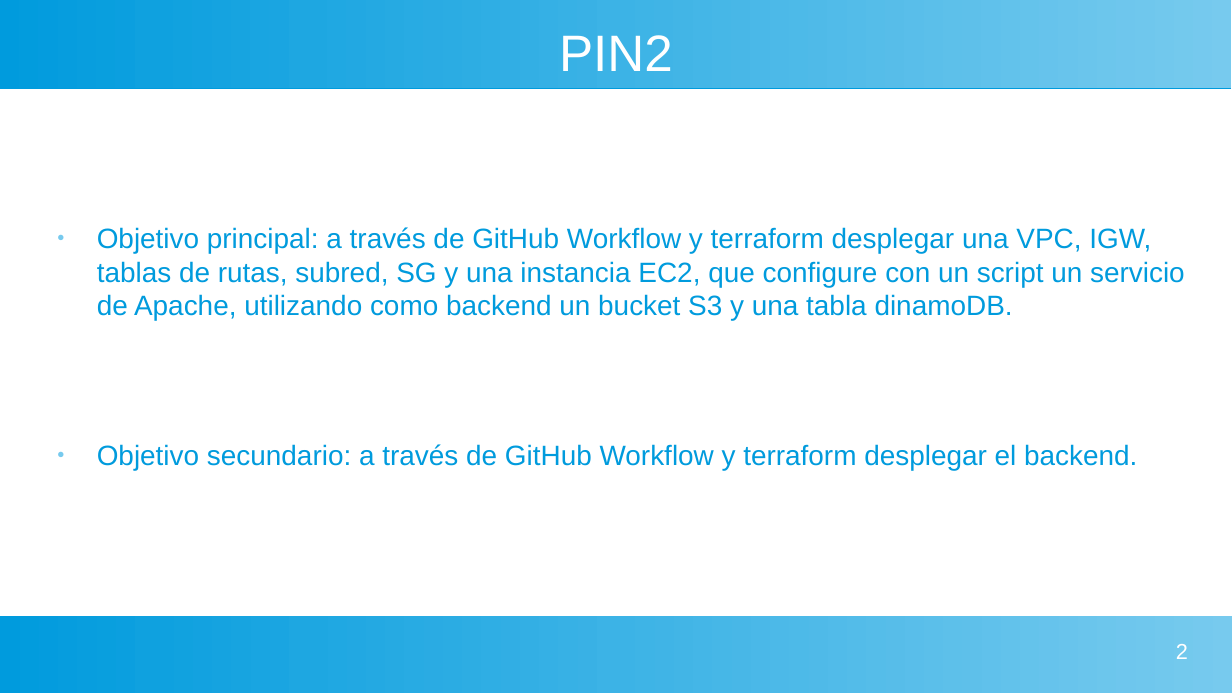
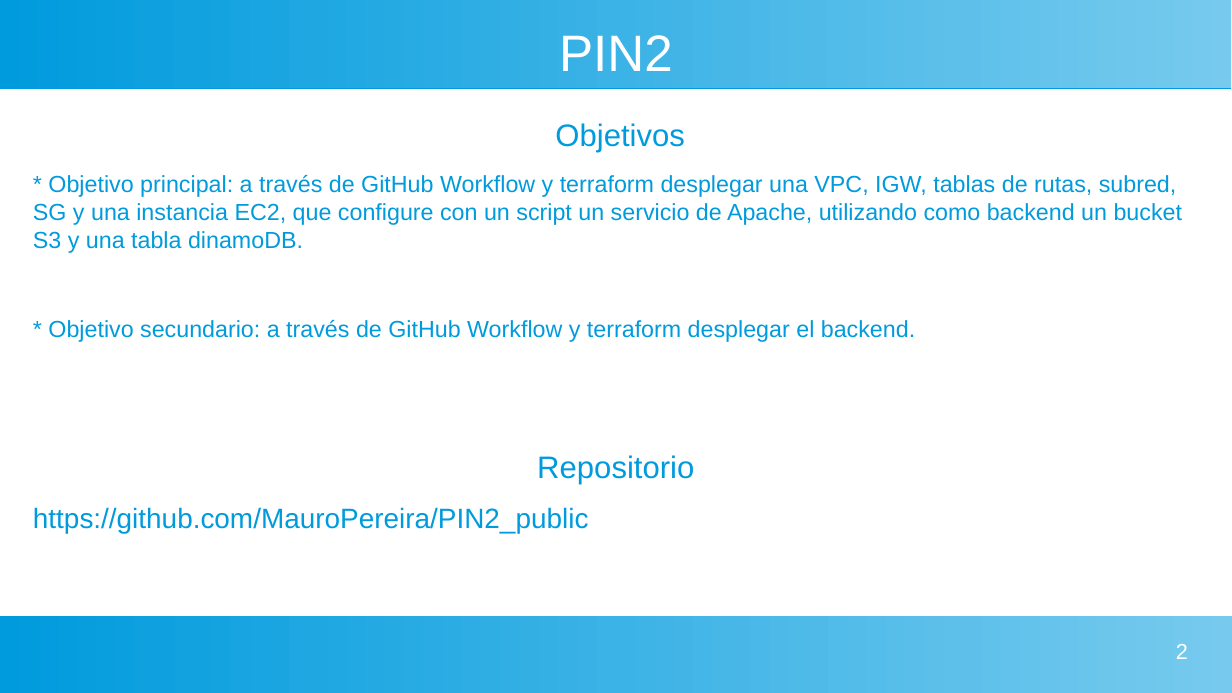
Before and after one commit to MauroPereira/PIN2_public, a slide deck: slide 2 of doc_files/PIN2_presentacion.odp. Drawn at 1232x693 pixels with LibreOffice and Linux fonts; fonts in the diff are those of the drawing. Boxes give left, top, right and bottom in pixels: in the first picture for what was removed or moved away, otherwise in the second. Text is boxed around its words. In the diff, an @@ line names an element or a change of style, - is before the commit and + after.

Commit message:
done: agregada informacion a la presentacion

```diff
--- a/doc_files/PIN2_presentacion.odp
+++ b/doc_files/PIN2_presentacion.odp
@@ text at (33, 123, 1183, 533): text changed; size 18 to 15 pt @@
-● Objetivo principal: a través de GitHub Workflow y terraform desplegar una VPC, IGW, tablas de rutas, subred, SG y una instancia EC2, que configure con un script un servicio de Apache, utilizando como backend un bucket S3 y una tabla dinamoDB.
-● Objetivo secundario: a través de GitHub Workflow y terraform desplegar el backend.
+Objetivos
+* Objetivo principal: a través de GitHub Workflow y terraform desplegar una VPC, IGW, tablas de rutas, subred, SG y una instancia EC2, que configure con un script un servicio de Apache, utilizando como backend un bucket S3 y una tabla dinamoDB.
+* Objetivo secundario: a través de GitHub Workflow y terraform desplegar el backend.
+Repositorio
+https://github.com/MauroPereira/PIN2_public
```
Also in this commit, not shown: 1 other file.
